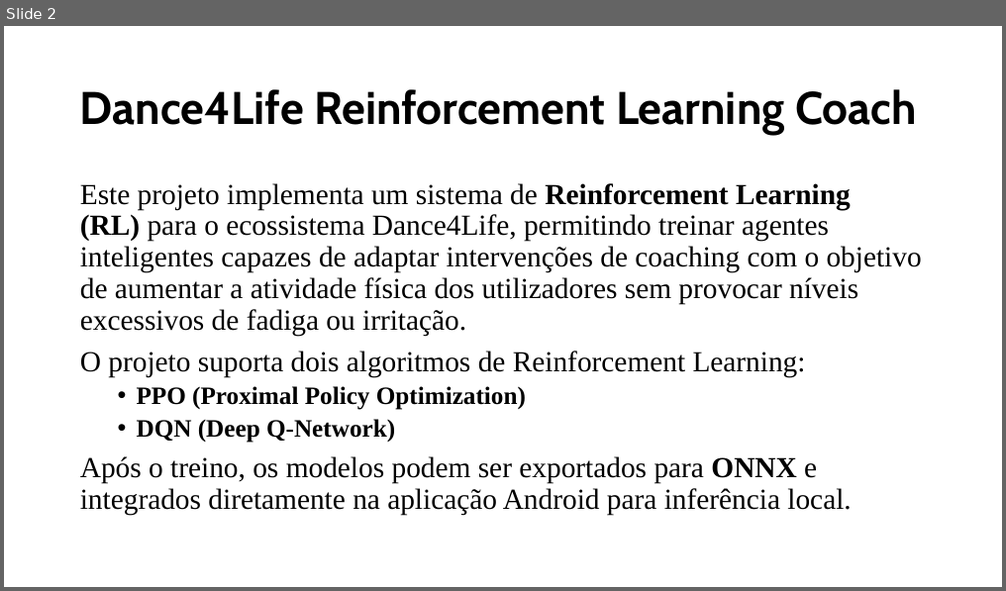
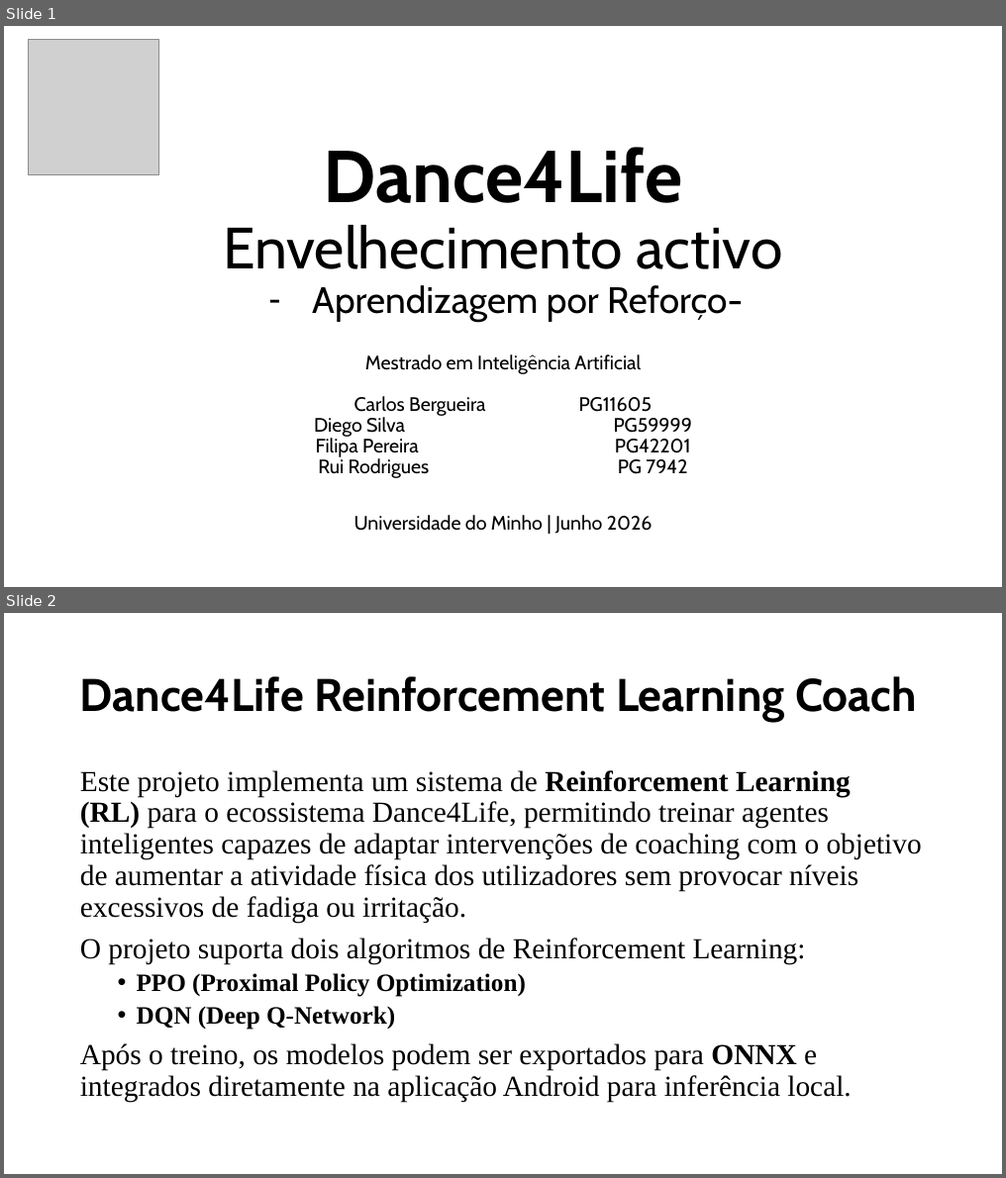
Before and after one commit to MIA-CDFR/SAASMRL, a slide deck: Relatórios/AR/AR_apresentação.pptx. Shown one above the other, each under a label of ours: slide 2 before the commit, slides 1 and 2 after it. The pictures are 1006x591 and 1006x1178 pixels, drawn with LibreOffice and Linux fonts; fonts in the diff are those of the drawing; grey boxes stand for pictures. Boxes give left, top, right and bottom in pixels: in the first picture for what was removed or moved away, otherwise in the second. Text is boxed around its words. In the diff, an @@ line names an element or a change of style, - is before the commit and + after.

```diff
--- a/Relatórios/AR/AR_apresentação.pptx
+++ b/Relatórios/AR/AR_apresentação.pptx
@@ slide 1 added at (4, 26, 1002, 587), background #FFFFFF @@
@@ picture added at (28, 40, 159, 174) @@
@@ title added at (223, 147, 782, 321), 35.3 pt, text #000000 @@
+Dance4Life
+Envelhecimento activo
+– Aprendizagem por Reforço-
@@ subtitle added at (365, 355, 641, 374), 18.7 pt, text #000000 @@
+Mestrado em Inteligência Artificial
@@ subtitle added at (314, 396, 687, 478), 18.7 pt, text #000000 @@
+Carlos Bergueira PG11605
+Diego Silva PG59999
+Filipa Pereira PG42201
+Rui Rodrigues PG 7942
@@ subtitle added at (354, 515, 652, 534), 18.7 pt, text #000000 @@
+Universidade do Minho | Junho 2026
```
Also in this commit, not shown: 9 slides changed, 1 other slide added, 3 slides removed, 4 other files.
